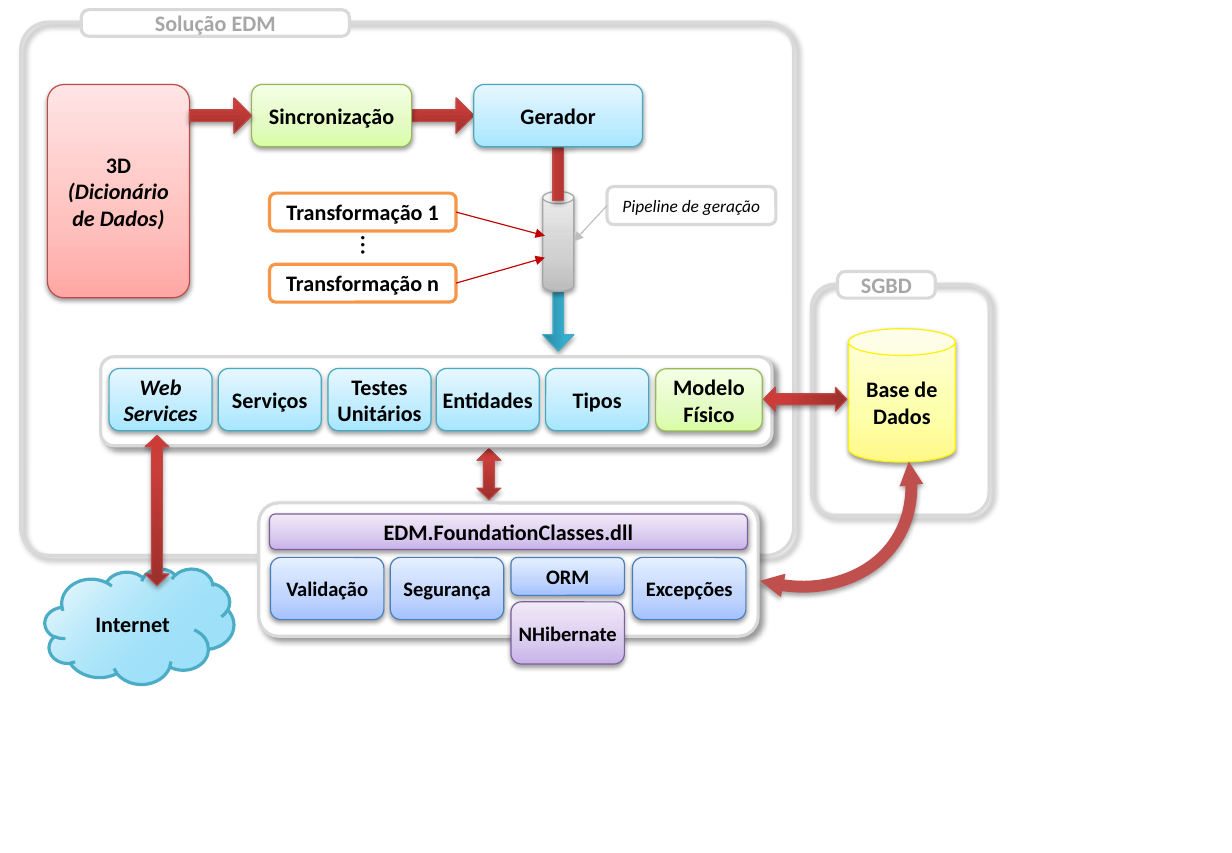
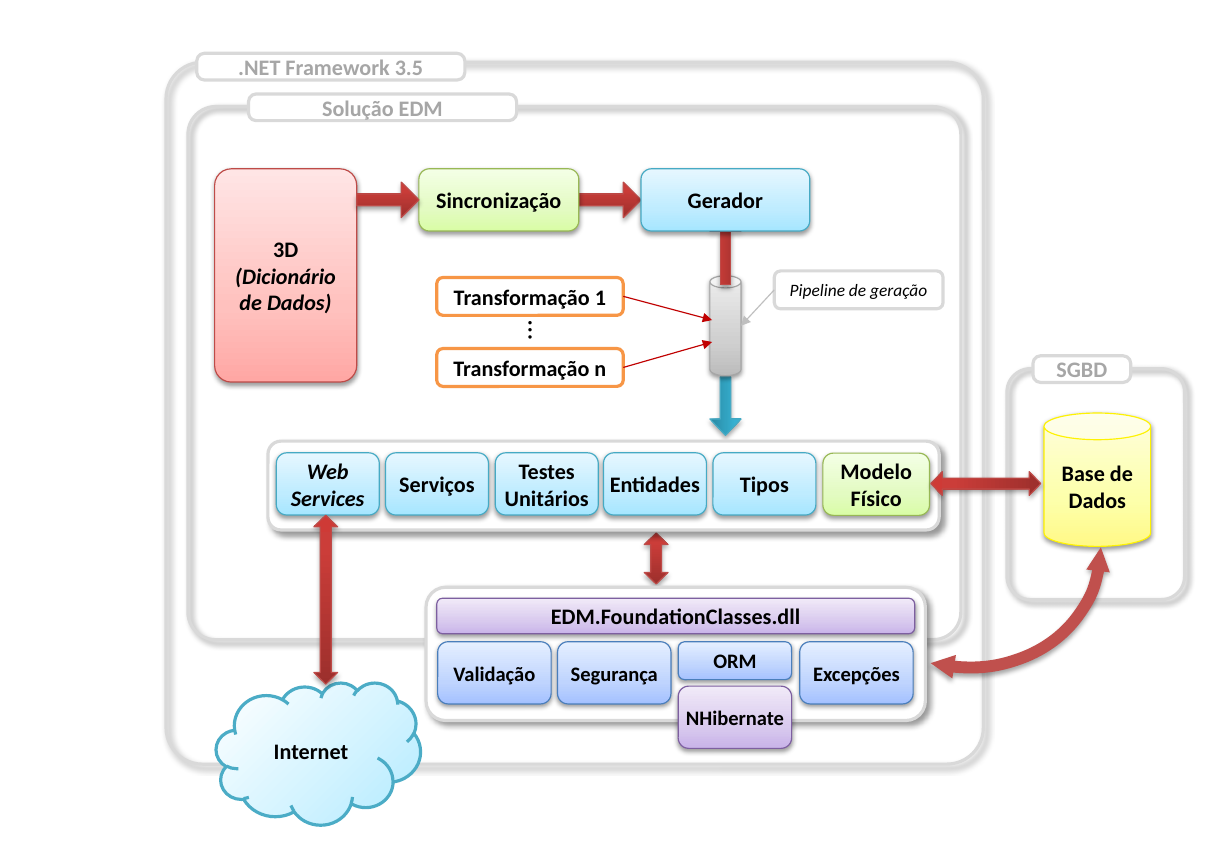
Before and after one commit to Netivski/projectoseminario, a slide deck: slide 3 of Documentação/Report Structures.pptx. Drawn at 1232x853 pixels with LibreOffice and Linux fonts; fonts in the diff are those of the drawing. Boxes give left, top, right and bottom in pixels: in the first picture for what was removed or moved away, otherwise in the second. Text is boxed around its words. In the diff, an @@ line names an element or a change of style, - is before the commit and + after.

```diff
--- a/Documentação/Report Structures.pptx
+++ b/Documentação/Report Structures.pptx
@@ rounded rectangle added at bbox=[197, 53, 465, 80], fill #FFFFFF, outline #D9D9D9 2 pt, 14 pt, text #A6A6A6, bold @@
+.NET Framework 3.5
@@ rounded rectangle added at bbox=[166, 63, 984, 764], outline #D9D9D9 2 pt @@
@@ 13 rounded rectangles, 4 right arrows, 2 arrows, 1 cylinder: place and size @@
-13 rounded rectangles, 4 right arrows, 2 arrows, 1 cylinder at bbox=[48, 10, 772, 664]
+13 rounded rectangles, 4 right arrows, 2 arrows, 1 cylinder at bbox=[215, 94, 940, 749]
@@ arc (boxed as its full ellipse): place and size @@
-arc (boxed as its full ellipse) at bbox=[572, 268, 964, 641]
+arc (boxed as its full ellipse) at bbox=[719, 304, 1159, 729]
@@ arc (boxed as its full ellipse) at bbox=[719, 304, 1159, 729]: proportions changed @@
@@ 2 rounded rectangles, 1 cylinder: place and size @@
-2 rounded rectangles, 1 cylinder at bbox=[812, 272, 990, 515]
+2 rounded rectangles, 1 cylinder at bbox=[1007, 356, 1184, 600]
@@ up down arrow: place and size @@
-up down arrow at bbox=[764, 387, 847, 411]
+up down arrow at bbox=[931, 472, 1041, 496]
@@ up down arrow: place and size @@
-up down arrow at bbox=[146, 436, 169, 586]
+up down arrow at bbox=[314, 515, 338, 684]
@@ 9 rounded rectangles, 1 arrow, 1 text, 1 up down arrow: place and size @@
-9 rounded rectangles, 1 arrow, 1 text, 1 up down arrow at bbox=[20, 23, 794, 636]
+9 rounded rectangles, 1 arrow, 1 text, 1 up down arrow at bbox=[188, 107, 961, 720]
@@ cloud "Internet": place and size @@
-cloud "Internet" at bbox=[46, 569, 234, 685]
+cloud "Internet" at bbox=[216, 683, 421, 825]
@@ cloud "Internet" at bbox=[216, 683, 421, 825]: fill gradient #00B0F0 to #FFFFFF to gradient #B3EBFF to #FFFFFF @@
```
Also in this commit, not shown: 1 other slide changed, 1 other file.
